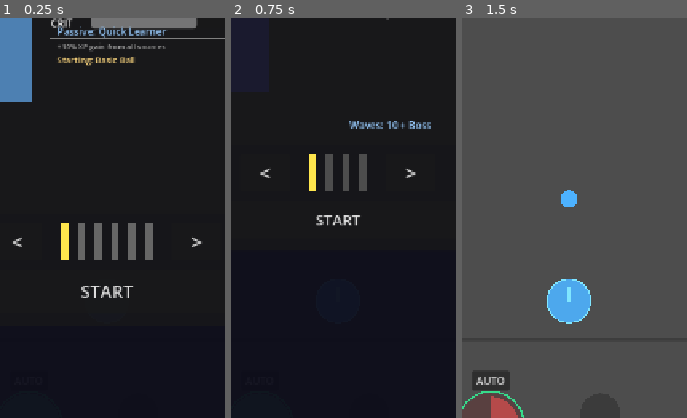
Above: before the commit, frames 1-3 (left to right).
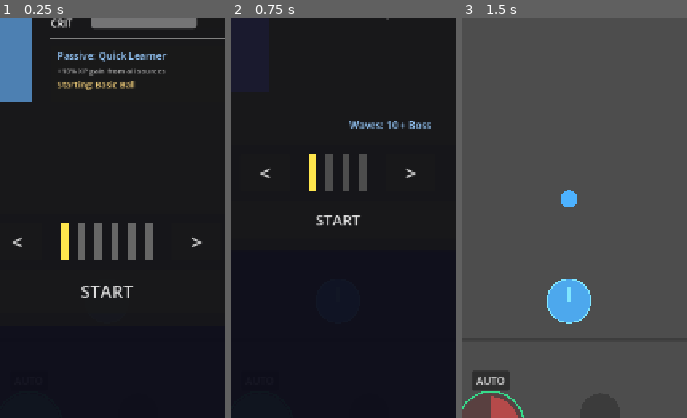
Above: after the commit, the same moments.

Repository: Randroids-Dojo/GoPit
Game: Godot game, scene res://scenes/game.tscn
Two runs of this game, one before a commit and one after it. Both use one fixed random seed, a clock stepped at 60 frames per second and the inputs below.
Inputs:
- Up to frame 1 (0.25 s): no input
- Up to frame 2 (0.75 s): click "START" at 0.5 s
- Up to frame 3 (1.5 s): click "START" at 1.25 s
The pictures show only the part of the screen within x 26-76%, y 43-93%; the shares and areas given below are measured in that part.

The runs differ from the first frame. In frame 1, 2.6% of the frame differs, in the area x 25-75%, y 2-18%; in frame 2, nothing differs; in frame 3, nothing differs.

Commit message:
Fix character select UI overlap and add UI best practices docs
- Fix overlapping text on character select screen by adding
  custom_minimum_size to AbilityPanel
- Add comprehensive Godot UI/UX best practices documentation
- Update README.md with documentation links
- Simplify AGENTS.md UI section to reference new docs

Diff:
--- a/scenes/ui/character_select.tscn
+++ b/scenes/ui/character_select.tscn
@@ -183,6 +183,7 @@
 layout_mode = 2
 
 [node name="AbilityPanel" type="Panel" parent="DimBackground/Panel/VBoxContainer/CharacterPanel/HBoxContainer/InfoContainer"]
+custom_minimum_size = Vector2(0, 90)
 layout_mode = 2
 size_flags_vertical = 0
 
Not shown, changed: AGENTS.md
Not shown, changed: README.md
Not shown, added: docs/godot-ui-best-practices.md
